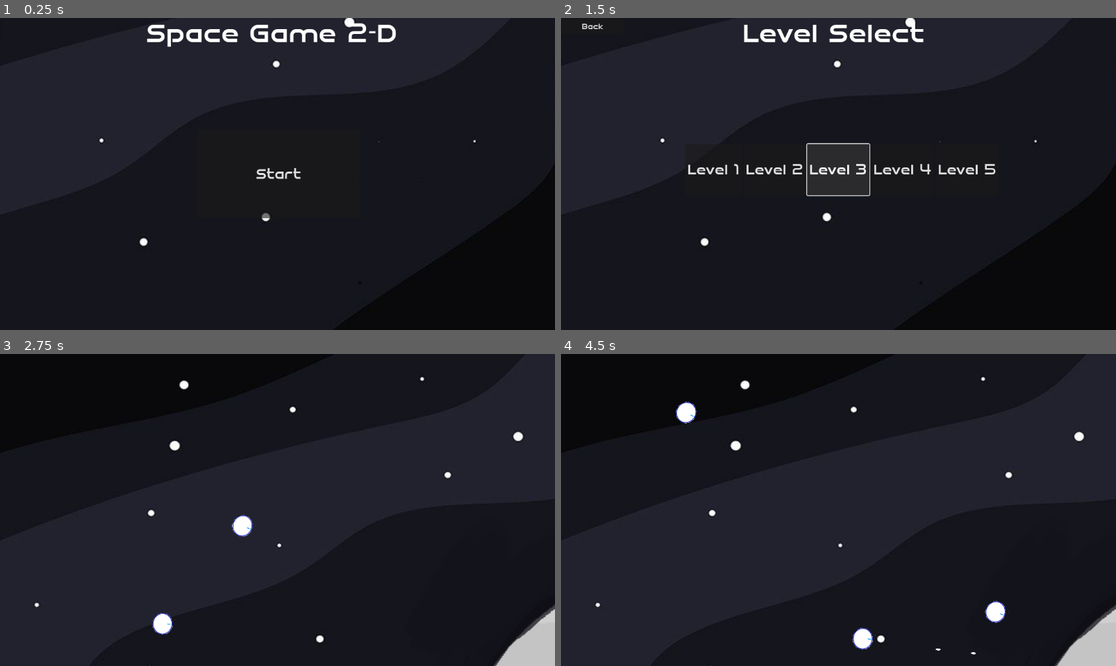
Above: before the commit, frames 1-4 (two rows, left to right).
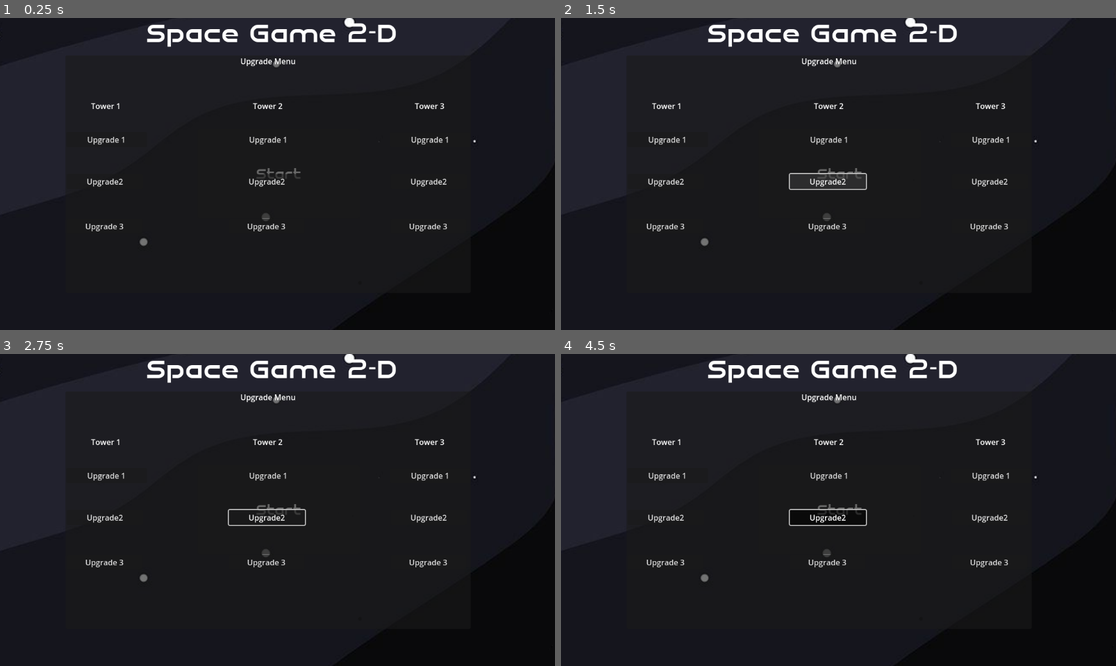
Above: after the commit, the same moments.

Repository: BurgundyToad/planet-defender
Game: Godot game, scene res://game.tscn
The game is run twice, just before and just after one commit, with the same random seed, the same clock (stepped at 60 frames per second) and the same inputs.
Inputs (mouse positions are in pixels of both pictures, inside the frame that each line leads up to):
- Up to frame 1 (0.25 s): no input
- Up to frame 2 (1.5 s): click "Start" at 0.5 s; click (838, 174) at 1.25 s, where only the run after the commit has a clickable "Start"
- Up to frame 3 (2.75 s): click (149, 506) at 2 s, where only the run before the commit has a clickable "Level 1"
- Up to frame 4 (4.5 s): move the mouse to (960, 494) at 2.77 s; hold D (right) 2.78-3.53 s; tap E (interact) at 2.85, 3.8 s; click (960, 494) at 3.05 s; move the mouse to (727, 525) at 3.52 s; hold S (down) 3.53-4.28 s; click (727, 525) at 3.6 s; move the mouse to (894, 441) at 4.27 s; hold D (right) from 4.28 s (still down); hold Space (Space) from 4.28 s (still down)

The runs differ from the first frame. In frame 1, 1.2% of the frame differs, in the area x 15-81%, y 12-74%; in frame 2, 3.5%; in frame 3, 9.7%; in frame 4, 10%, in the area x 0-100%, y 0-100%.
Error before the commit: Cannot call method 'add_child' on a null value. (res://mob.gd:38)

Commit message:
Add files via upload

Diff:
--- a/planet-defender-main (3) - Copy/planet-defender-main/ICS Culminating/upgrade_Menu.gd
+++ b/planet-defender-main (3) - Copy/planet-defender-main/ICS Culminating/upgrade_Menu.gd
@@ -4,10 +4,11 @@
 signal shooter_1_pressed
 # Called when the node enters the scene tree for the first time.
 func _ready():
-	hide()
-	emit_signal("shooter_1_pressed", shooter_1_pressed)
-	Upgrade_Menu.connect("interacted", _on_interated)
-	Upgrade_Menu.connect("moved_away", _on_moved_away)
+	pass
+	#hide()
+	#emit_signal("shooter_1_pressed", shooter_1_pressed)
+	#Upgrade_Menu.connect("interacted", _on_interated)
+	#Upgrade_Menu.connect("moved_away", _on_moved_away)
 # Called every frame. 'delta' is the elapsed time since the previous frame.
 func _process(delta):
 	pass
@@ -18,8 +19,3 @@
 func _on_moved_away(moved_away):
 	if(moved_away):
 		hide()
-
-
-func _on_button_pressed():
-	emit_signal("shooter_1_pressed", shooter_1_pressed)
-	pass # Replace with function body.
--- a/planet-defender-main (3) - Copy/planet-defender-main/ICS Culminating/upgrade_Menu.tscn
+++ b/planet-defender-main (3) - Copy/planet-defender-main/ICS Culminating/upgrade_Menu.tscn
@@ -18,10 +18,10 @@
 anchor_top = 0.5
 anchor_right = 0.5
 anchor_bottom = 0.5
-offset_left = -254.0
-offset_top = -216.0
-offset_right = 244.0
-offset_bottom = 277.0
+offset_left = -440.0
+offset_top = -246.0
+offset_right = 401.0
+offset_bottom = 247.0
 grow_horizontal = 2
 grow_vertical = 2
 
@@ -36,35 +36,189 @@
 horizontal_alignment = 1
 vertical_alignment = 1
 
-[node name="VBoxContainer" type="VBoxContainer" parent="Panel"]
-layout_mode = 1
-anchors_preset = 8
-anchor_left = 0.5
-anchor_top = 0.5
-anchor_right = 0.5
-anchor_bottom = 0.5
+[node name="Tower Tree 1" type="VBoxContainer" parent="Panel"]
+layout_mode = 1
+anchors_preset = 3
+anchor_left = 1.0
+anchor_top = 1.0
+anchor_right = 1.0
+anchor_bottom = 1.0
+offset_left = -169.0
+offset_top = -400.0
+grow_horizontal = 0
+grow_vertical = 0
+
+[node name="Tower1" type="Label" parent="Panel/Tower Tree 1"]
+layout_mode = 2
+text = "Tower 3
+"
+horizontal_alignment = 1
+
+[node name="Button1" type="Button" parent="Panel/Tower Tree 1/Tower1"]
+layout_mode = 1
+anchors_preset = 5
+anchor_left = 0.5
+anchor_right = 0.5
+offset_left = -82.5
+offset_top = 66.0
+offset_right = 84.5
+offset_bottom = 97.0
+grow_horizontal = 2
+text = "Upgrade 1
+"
+
+[node name="Button2" type="Button" parent="Panel/Tower Tree 1/Tower1"]
+layout_mode = 1
+anchors_preset = 8
+anchor_left = 0.5
+anchor_top = 0.5
+anchor_right = 0.5
+anchor_bottom = 0.5
+offset_left = -81.5
+offset_top = 141.5
+offset_right = 76.5
+offset_bottom = 172.5
+grow_horizontal = 2
+grow_vertical = 2
+text = "Upgrade2
+"
+
+[node name="Button3" type="Button" parent="Panel/Tower Tree 1/Tower1"]
+layout_mode = 1
+anchors_preset = 7
+anchor_left = 0.5
+anchor_top = 1.0
+anchor_right = 0.5
+anchor_bottom = 1.0
+offset_left = -81.5
+offset_top = 223.0
+offset_right = 75.5
+offset_bottom = 254.0
+grow_horizontal = 2
+grow_vertical = 0
+text = "Upgrade 3
+"
+
+[node name="Tower Tree 3" type="VBoxContainer" parent="Panel"]
+layout_mode = 1
+anchors_preset = 7
+anchor_left = 0.5
+anchor_top = 1.0
+anchor_right = 0.5
+anchor_bottom = 1.0
 offset_left = -84.5
-offset_top = -104.0
-offset_right = 84.5
-offset_bottom = 129.0
-grow_horizontal = 2
-grow_vertical = 2
-
-[node name="Button" type="Button" parent="Panel/VBoxContainer"]
+offset_top = -400.0
+offset_right = 84.5
+grow_horizontal = 2
+grow_vertical = 0
+
+[node name="Tower1" type="Label" parent="Panel/Tower Tree 3"]
+layout_mode = 2
+text = "Tower 2
+"
+horizontal_alignment = 1
+
+[node name="Button1" type="Button" parent="Panel/Tower Tree 3/Tower1"]
+layout_mode = 1
+anchors_preset = 5
+anchor_left = 0.5
+anchor_right = 0.5
+offset_left = -82.5
+offset_top = 66.0
+offset_right = 84.5
+offset_bottom = 97.0
+grow_horizontal = 2
+text = "Upgrade 1
+"
+
+[node name="Button2" type="Button" parent="Panel/Tower Tree 3/Tower1"]
+layout_mode = 1
+anchors_preset = 8
+anchor_left = 0.5
+anchor_top = 0.5
+anchor_right = 0.5
+anchor_bottom = 0.5
+offset_left = -81.5
+offset_top = 141.5
+offset_right = 76.5
+offset_bottom = 172.5
+grow_horizontal = 2
+grow_vertical = 2
+text = "Upgrade2
+"
+
+[node name="Button3" type="Button" parent="Panel/Tower Tree 3/Tower1"]
+layout_mode = 1
+anchors_preset = 7
+anchor_left = 0.5
+anchor_top = 1.0
+anchor_right = 0.5
+anchor_bottom = 1.0
+offset_left = -81.5
+offset_top = 223.0
+offset_right = 75.5
+offset_bottom = 254.0
+grow_horizontal = 2
+grow_vertical = 0
+text = "Upgrade 3
+"
+
+[node name="Tower Tree 2" type="VBoxContainer" parent="Panel"]
+layout_mode = 1
+anchors_preset = 2
+anchor_top = 1.0
+anchor_bottom = 1.0
+offset_top = -400.0
+offset_right = 169.0
+grow_vertical = 0
+
+[node name="Tower1" type="Label" parent="Panel/Tower Tree 2"]
 layout_mode = 2
 text = "Tower 1
 "
-
-[node name="Button2" type="Button" parent="Panel/VBoxContainer"]
-layout_mode = 2
-text = "Tower 2"
-
-[node name="Button3" type="Button" parent="Panel/VBoxContainer"]
-layout_mode = 2
-text = "Tower 3"
-
-[node name="Button4" type="Button" parent="Panel/VBoxContainer"]
-layout_mode = 2
-text = "Tower 4"
-
-[connection signal="pressed" from="Panel/VBoxContainer/Button" to="." method="_on_button_pressed"]
+horizontal_alignment = 1
+
+[node name="Button1" type="Button" parent="Panel/Tower Tree 2/Tower1"]
+layout_mode = 1
+anchors_preset = 5
+anchor_left = 0.5
+anchor_right = 0.5
+offset_left = -82.5
+offset_top = 66.0
+offset_right = 84.5
+offset_bottom = 97.0
+grow_horizontal = 2
+text = "Upgrade 1
+"
+
+[node name="Button2" type="Button" parent="Panel/Tower Tree 2/Tower1"]
+layout_mode = 1
+anchors_preset = 8
+anchor_left = 0.5
+anchor_top = 0.5
+anchor_right = 0.5
+anchor_bottom = 0.5
+offset_left = -81.5
+offset_top = 141.5
+offset_right = 76.5
+offset_bottom = 172.5
+grow_horizontal = 2
+grow_vertical = 2
+text = "Upgrade2
+"
+
+[node name="Button3" type="Button" parent="Panel/Tower Tree 2/Tower1"]
+layout_mode = 1
+anchors_preset = 7
+anchor_left = 0.5
+anchor_top = 1.0
+anchor_right = 0.5
+anchor_bottom = 1.0
+offset_left = -81.5
+offset_top = 223.0
+offset_right = 75.5
+offset_bottom = 254.0
+grow_horizontal = 2
+grow_vertical = 0
+text = "Upgrade 3
+"
